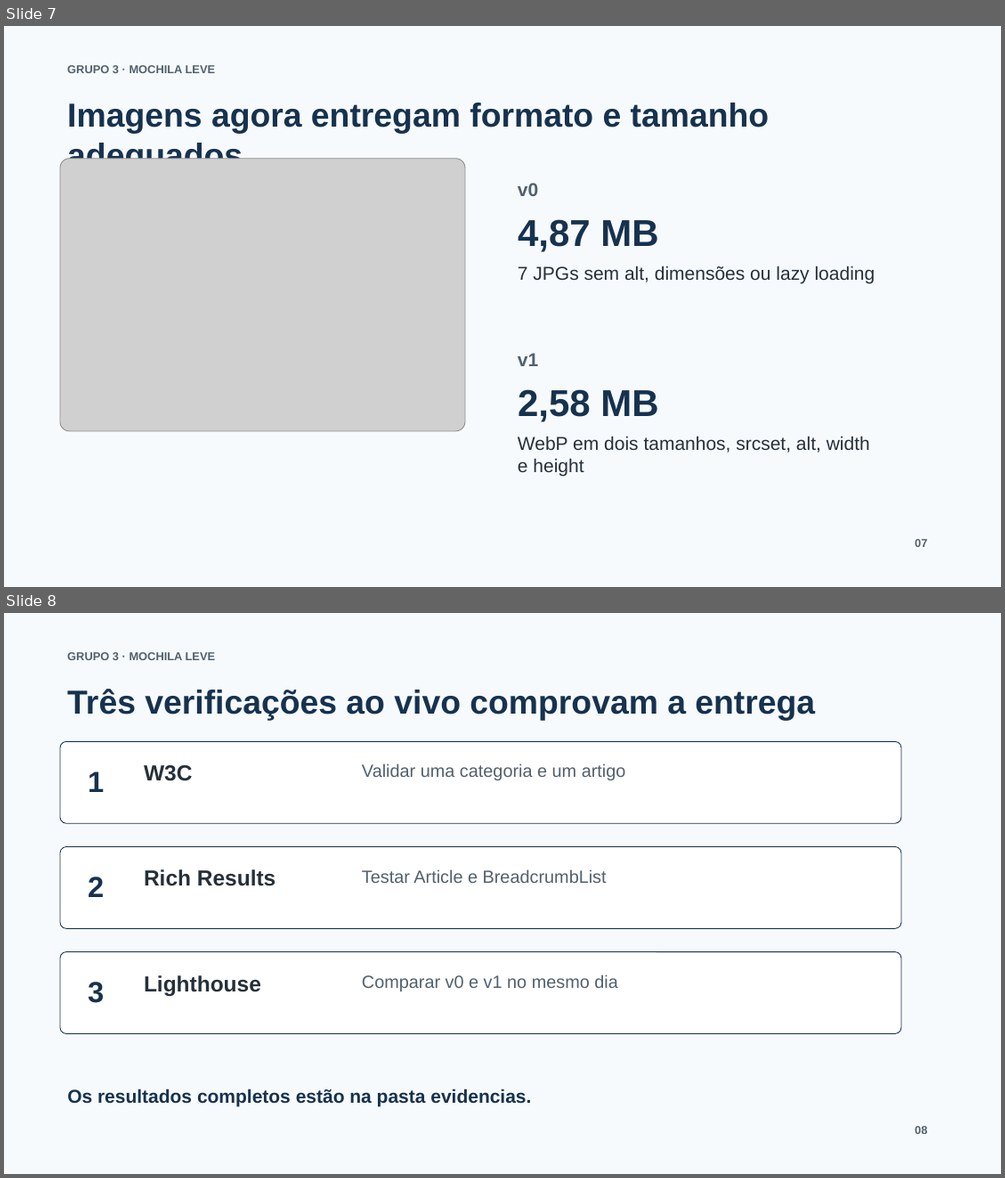
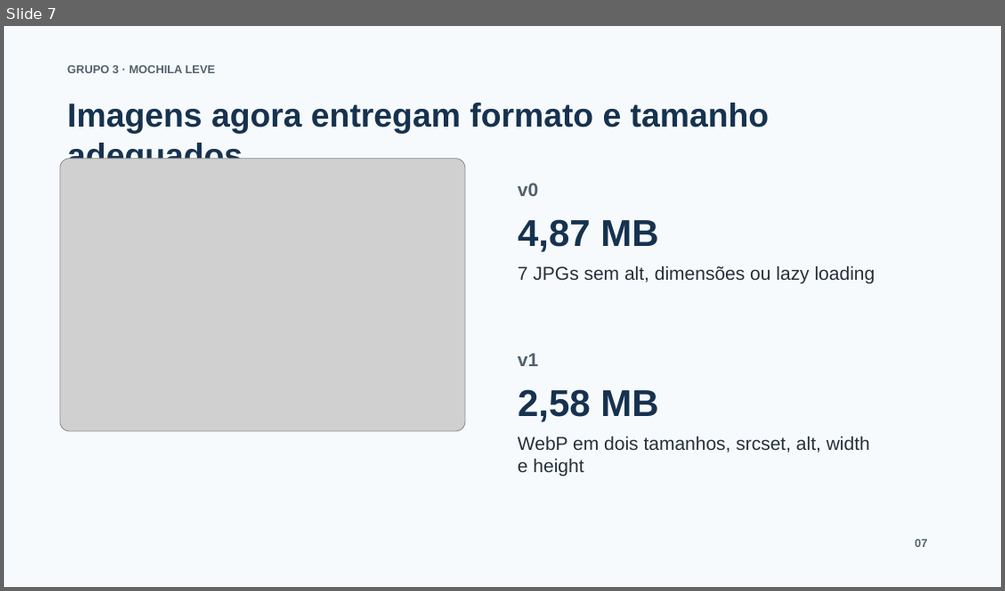
Before and after one commit to MRIshizawa/grupo3-blog-mochila-leve-seo, a slide deck: apresentacao-seo-grupo3.pptx. Shown one above the other, each under a label of ours: slides 7 and 8 before the commit, slide 7 after it. The pictures are 1005x1178 and 1005x591 pixels, drawn with LibreOffice and Linux fonts; fonts in the diff are those of the drawing; grey boxes stand for pictures. Boxes give left, top, right and bottom in pixels: in the first picture for what was removed or moved away, otherwise in the second. Text is boxed around its words. In the diff, an @@ line names an element or a change of style, - is before the commit and + after.

Commit message:
Revisa apresentacao e adiciona evidencias visuais

```diff
--- a/apresentacao-seo-grupo3.pptx
+++ b/apresentacao-seo-grupo3.pptx
@@ slide 8 removed at bbox=[4, 613, 1001, 1174], background #F7FAFC @@
@@ text removed at bbox=[67, 652, 216, 660] @@
-GRUPO 3 · MOCHILA LEVE
@@ text removed at bbox=[67, 689, 815, 720] @@
-Três verificações ao vivo comprovam a entrega
@@ rounded rectangle removed at bbox=[60, 742, 901, 823] @@
@@ text removed at bbox=[88, 771, 104, 792] @@
-1
@@ text removed at bbox=[144, 765, 192, 781] @@
-W3C
@@ text removed at bbox=[362, 763, 626, 780] @@
-Validar uma categoria e um artigo
@@ rounded rectangle removed at bbox=[60, 846, 901, 928] @@
@@ text removed at bbox=[88, 876, 104, 897] @@
-2
@@ text removed at bbox=[144, 869, 275, 886] @@
-Rich Results
@@ text removed at bbox=[362, 869, 607, 883] @@
-Testar Article e BreadcrumbList
@@ rounded rectangle removed at bbox=[60, 952, 901, 1033] @@
@@ text removed at bbox=[88, 981, 104, 1003] @@
-3
@@ text removed at bbox=[144, 975, 261, 996] @@
-Lighthouse
@@ text removed at bbox=[362, 974, 617, 991] @@
-Comparar v0 e v1 no mesmo dia
@@ text removed at bbox=[67, 1088, 531, 1106] @@
-Os resultados completos estão na pasta evidencias.
@@ text removed at bbox=[914, 1126, 927, 1134] @@
-08
```
Also in this commit, not shown: 3 slides added, 2 other slides removed, 6 other files.
